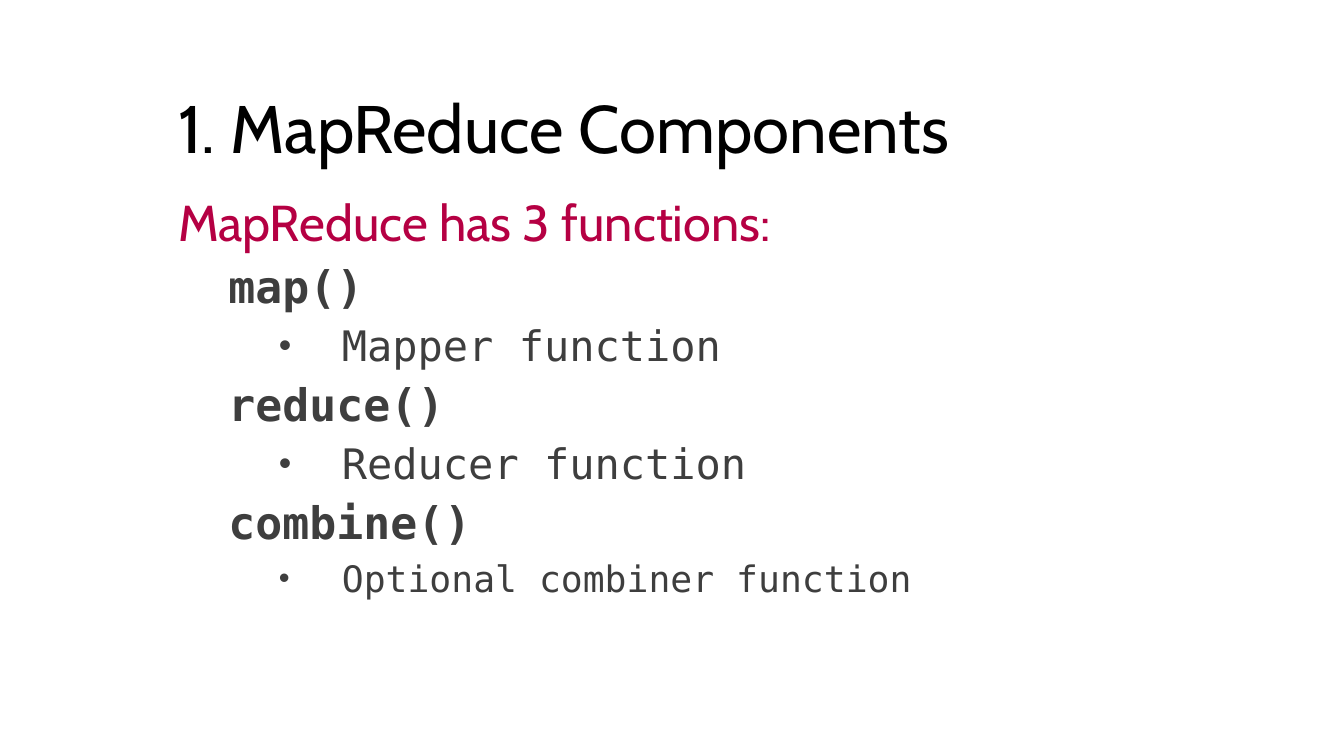
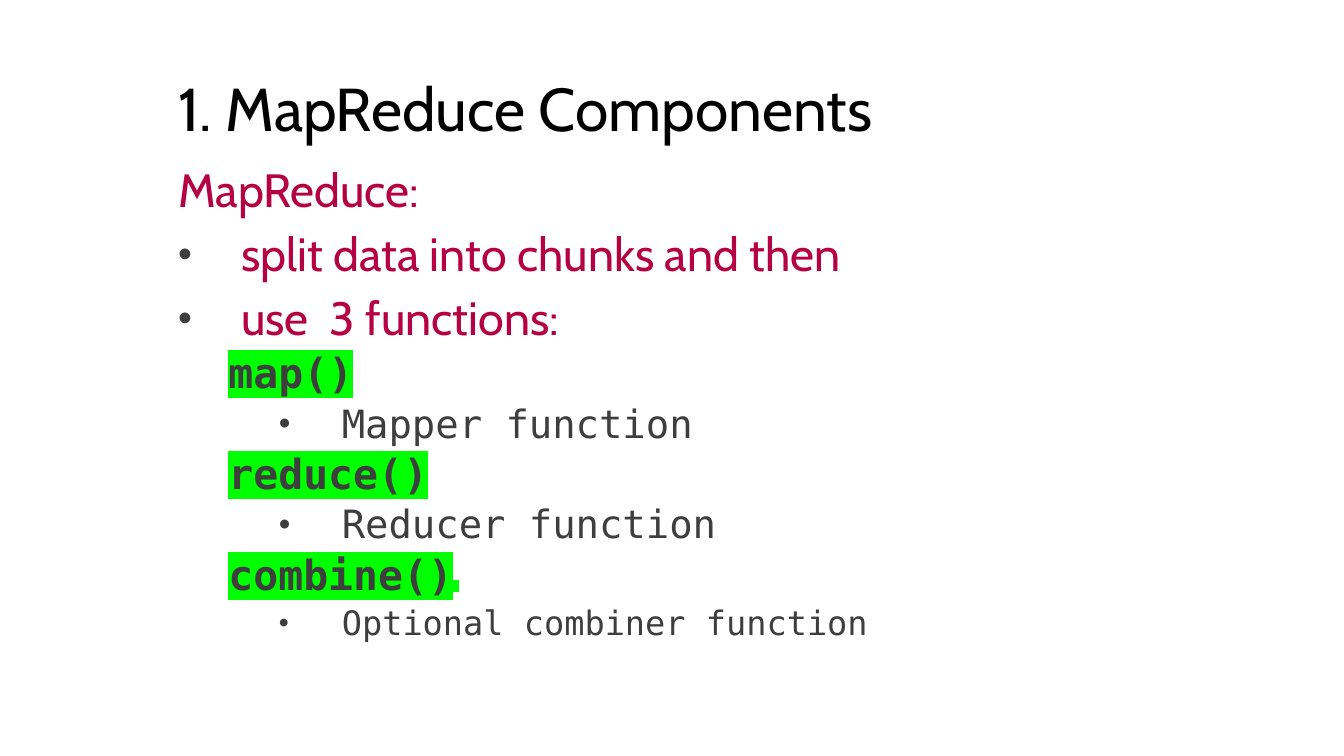
Before and after one commit to mahmoudparsian/big-data-modeling, a slide deck: slide 13 of course_information/COURSE_OUTLINE_10_WEEKS.pptx. Drawn at 1344x756 pixels with LibreOffice and Linux fonts; fonts in the diff are those of the drawing; background and template pictures are left out. Boxes give left, top, right and bottom in pixels: in the first picture for what was removed or moved away, otherwise in the second. Text is boxed around its words. In the diff, an @@ line names an element or a change of style, - is before the commit and + after.

```diff
--- a/course_information/COURSE_OUTLINE_10_WEEKS.pptx
+++ b/course_information/COURSE_OUTLINE_10_WEEKS.pptx
@@ title "1. MapReduce Components" at [178, 85, 872, 144]: size 48 to 43.2 pt @@
@@ subtitle "MapReduce:": place and size @@
-subtitle "MapReduce:" at [178, 203, 911, 599]
+subtitle "MapReduce:" at [178, 172, 868, 642]
@@ subtitle at [178, 172, 841, 336]: text changed; size 36 to 33.3 pt @@
-MapReduce has 3 functions:
+MapReduce:
+• split data into chunks and then
+• use 3 functions:
@@ subtitle at [228, 356, 868, 642]: size 32 to 29.6 pt, highlight none to #00FF00 in "map()", "reduce()", "combine()"; size 30 to 27.8 pt in "Mapper function", "Reducer function"; size 26 to 24.1 pt in "Optional combiner function"; line spacing 1 to 0.9 @@
```
Also in this commit, not shown: 15 other slides changed, 1 slide added, 1 other file.
